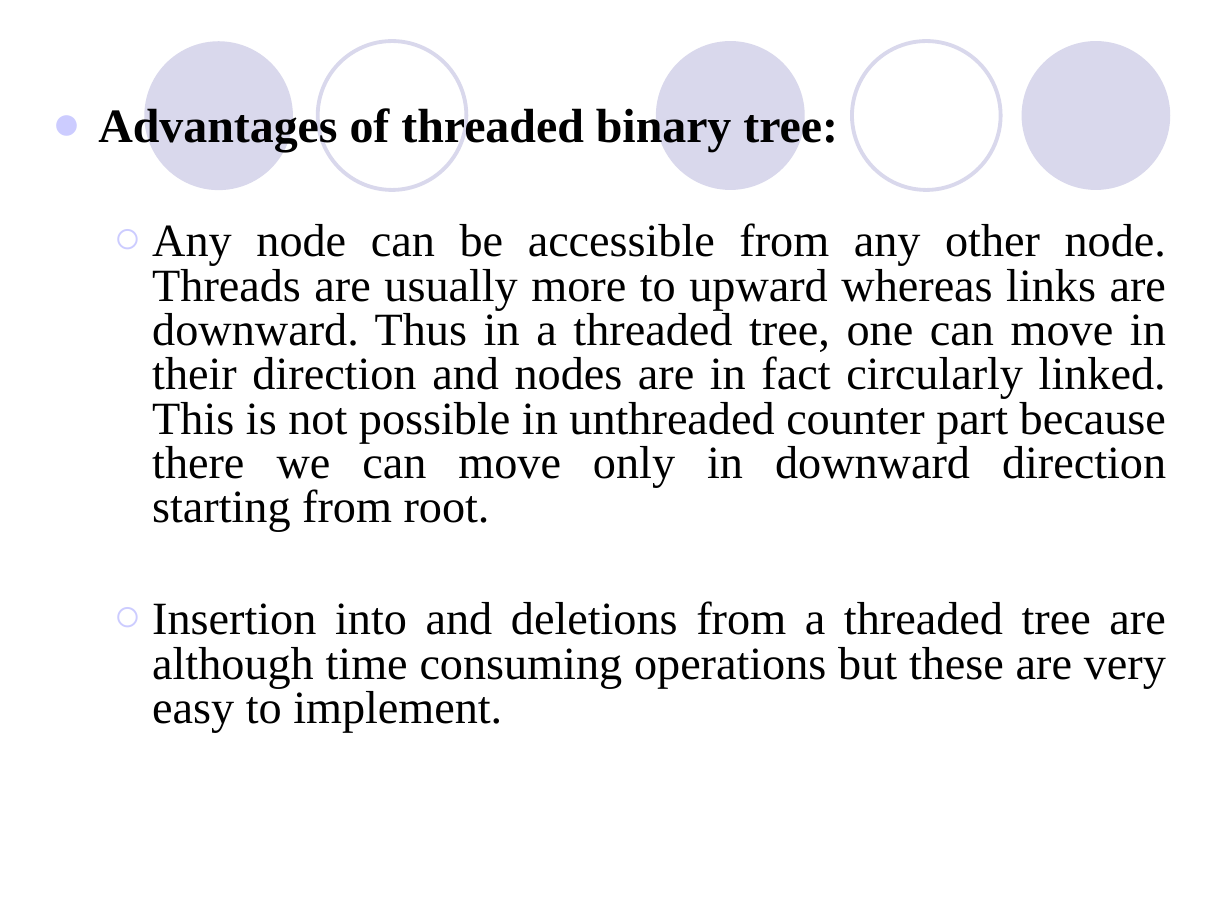
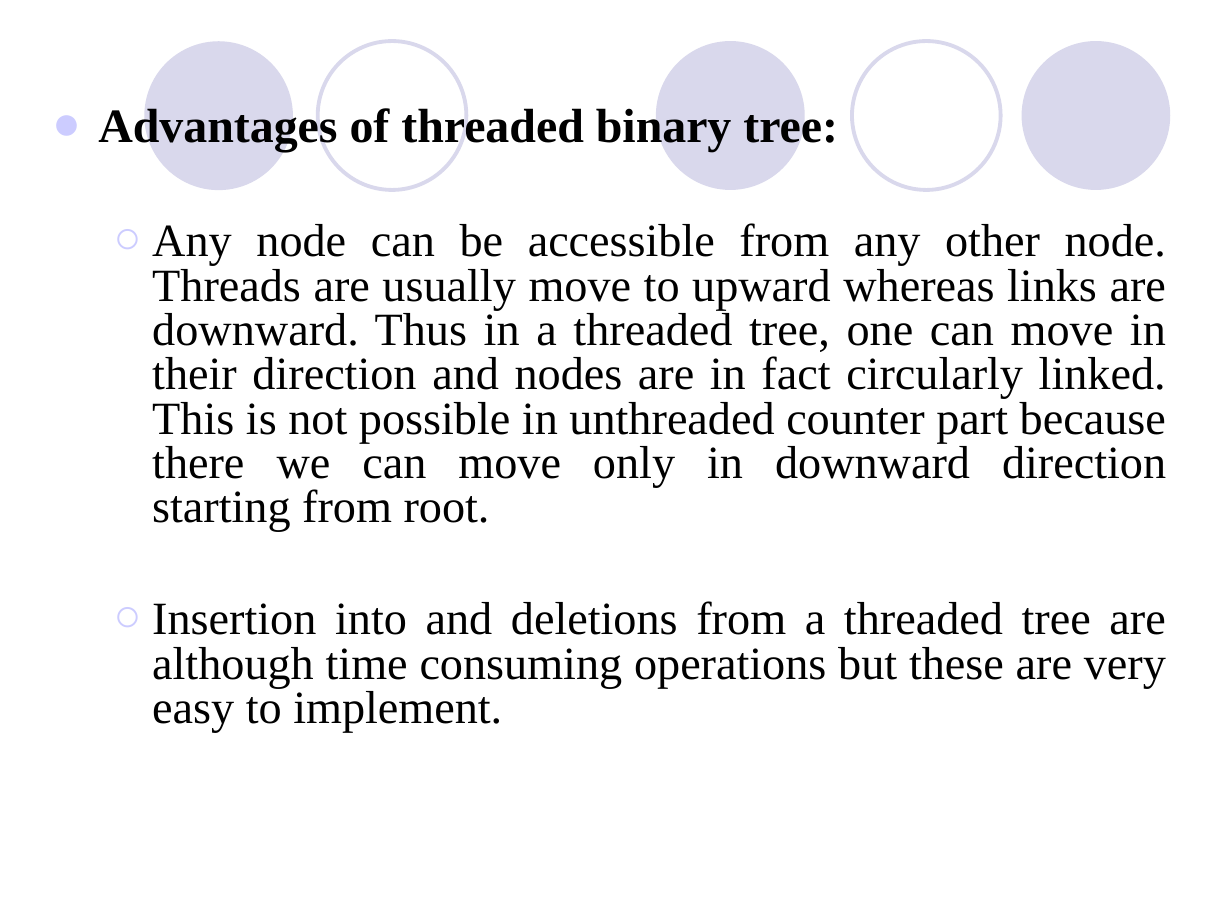
Before and after one commit to Rustam-Z/data-structures-and-algorithms, a slide deck: slide 23 of lecture notes/Threaded_Binary-_TREES.ppt (slide 24 before the commit). Drawn at 1232x924 pixels with LibreOffice and Linux fonts; fonts in the diff are those of the drawing. Boxes give left, top, right and bottom in pixels: in the first picture for what was removed or moved away, otherwise in the second. Text is boxed around its words. In the diff, an @@ line names an element or a change of style, - is before the commit and + after.

```diff
--- a/lecture notes/Threaded_Binary-_TREES.ppt
+++ b/lecture notes/Threaded_Binary-_TREES.ppt
@@ text at [152,223,1166,532]: text changed @@
-  ○ Any node can be accessible from any other node. Threads are usually more to upward whereas links are downward. Thus in a threaded tree, one can move in their direction and nodes are in fact circularly linked. This is not possible in unthreaded counter part because there we can move only in downward direction starting from root.
+  ○ Any node can be accessible from any other node. Threads are usually move to upward whereas links are downward. Thus in a threaded tree, one can move in their direction and nodes are in fact circularly linked. This is not possible in unthreaded counter part because there we can move only in downward direction starting from root.
```
Also in this commit, not shown: 10 other slides changed, 1 slide added, 2 slides removed, 10 other files.
